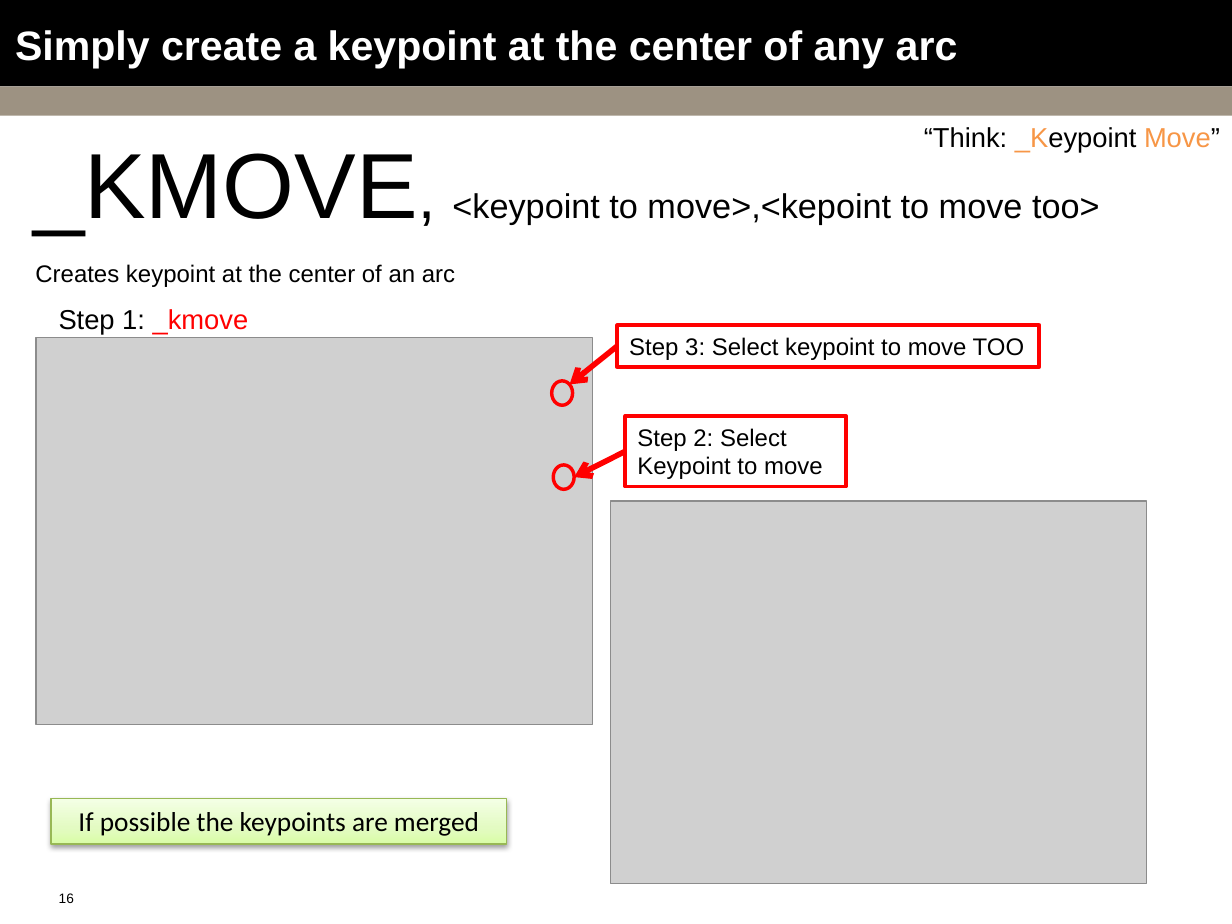
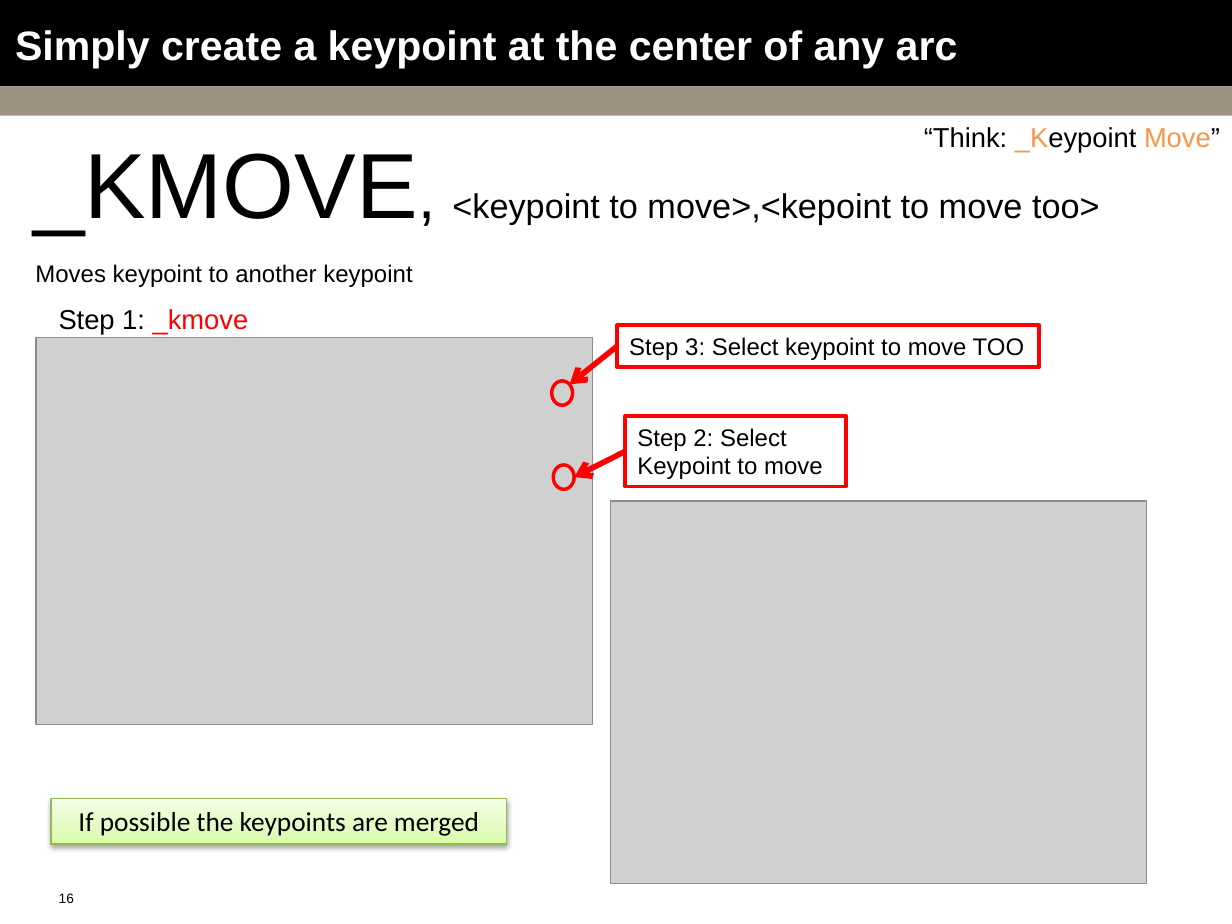
Before and after one commit to bguest/ansys-macros, a slide deck: slide 16 of Macro-Mania.pptx. Drawn at 1232x924 pixels with LibreOffice and Linux fonts; fonts in the diff are those of the drawing; grey boxes stand for pictures; background and template pictures are left out. Boxes give left, top, right and bottom in pixels: in the first picture for what was removed or moved away, otherwise in the second. Text is boxed around its words. In the diff, an @@ line names an element or a change of style, - is before the commit and + after.

Commit message:
mods to Macro-Mania

```diff
--- a/Macro-Mania.pptx
+++ b/Macro-Mania.pptx
@@ text at [35, 264, 412, 287]: text changed @@
-Creates keypoint at the center of an arc
+Moves keypoint to another keypoint
```
